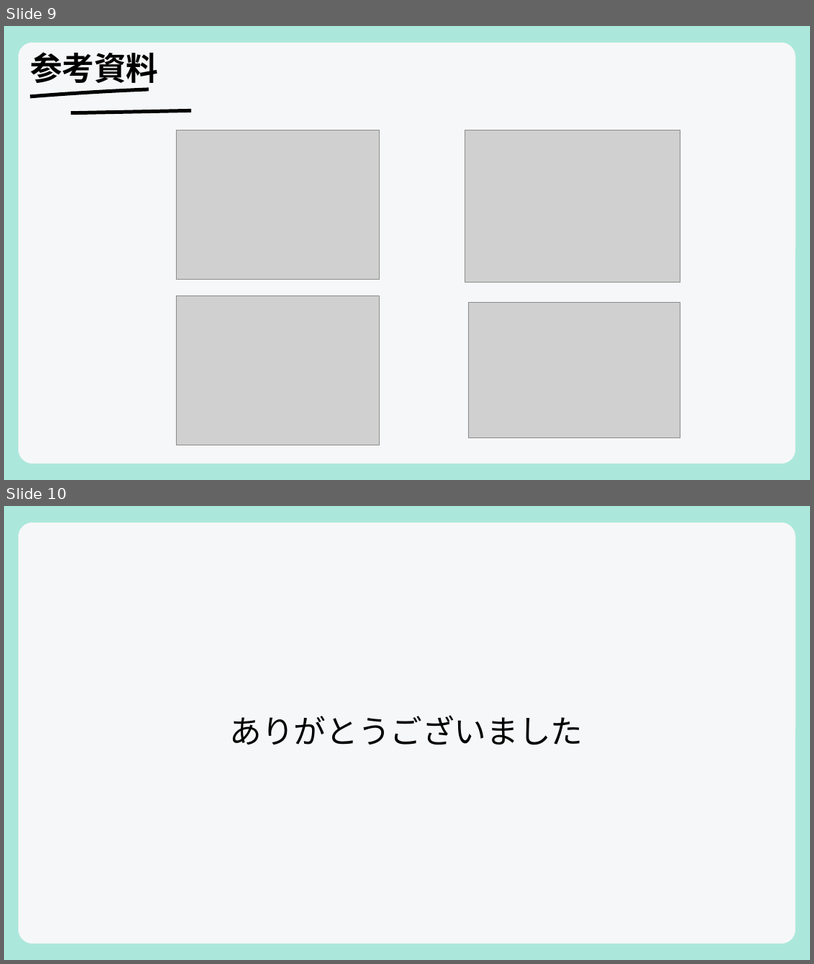
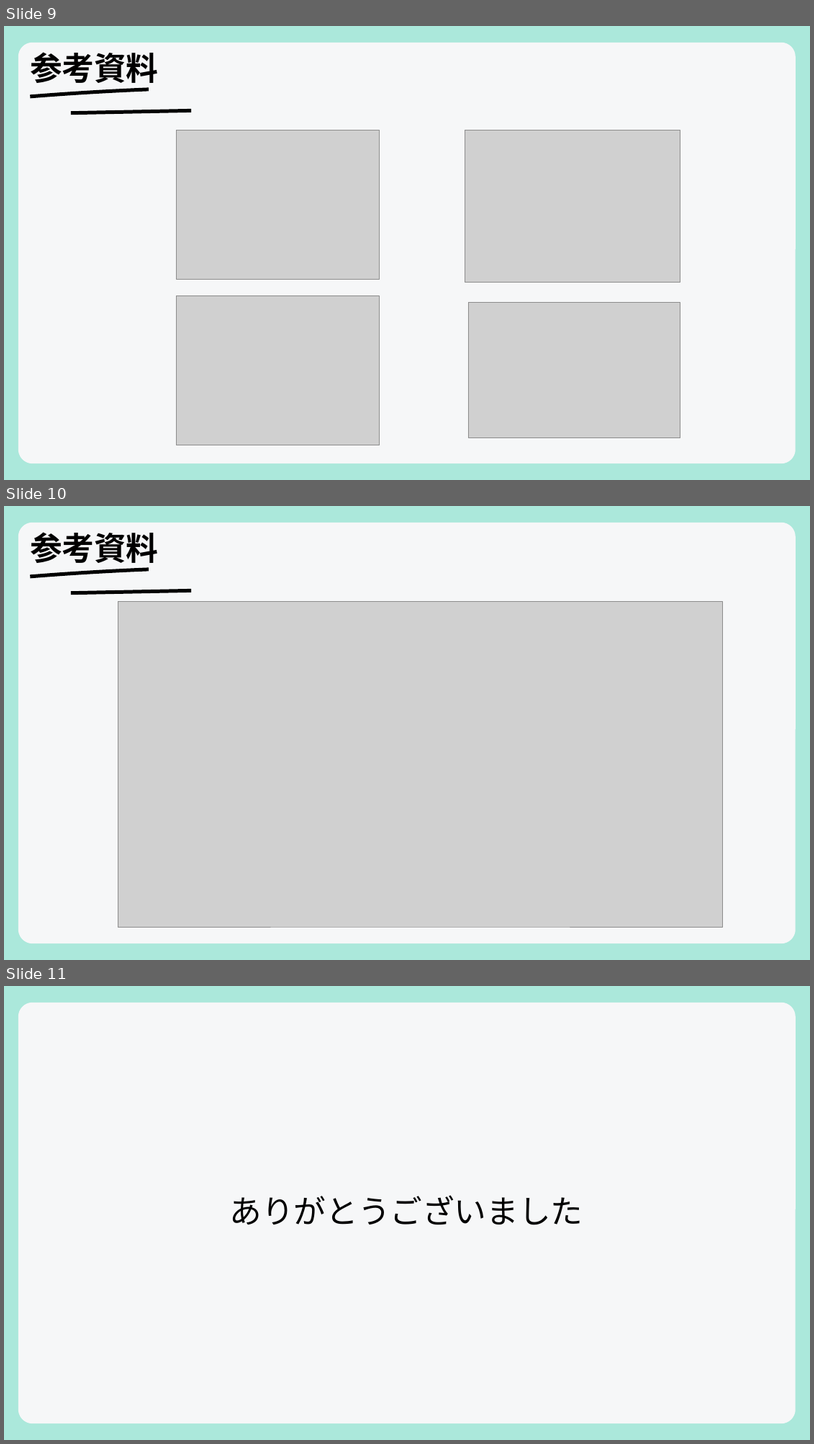
Before and after one commit to maaeda/chat-application, a slide deck: chat-application_仕様書.pptx. Shown one above the other, each under a label of ours: slides 9 and 10 before the commit, slides 9, 10 and 11 after it. The pictures are 814x964 and 814x1444 pixels, drawn with LibreOffice and Linux fonts; fonts in the diff are those of the drawing; grey boxes stand for pictures. Boxes give left, top, right and bottom in pixels: in the first picture for what was removed or moved away, otherwise in the second. Text is boxed around its words. In the diff, an @@ line names an element or a change of style, - is before the commit and + after.

```diff
--- a/chat-application_仕様書.pptx
+++ b/chat-application_仕様書.pptx
@@ slide 10 added at [4, 506, 810, 960], background #FFFFFF; not listed: 2 template elements that a slide beside it also shows @@
@@ title added at [30, 532, 158, 569], 57.5 pt, text #000000, bold @@
+参考資料
@@ freeform shape added at [30, 569, 149, 577], outline #000000 6.39 pt @@
@@ freeform shape added at [71, 591, 191, 593], outline #000000 6.39 pt @@
@@ picture added at [118, 601, 723, 926] @@
@@ what was slide 10 is now slide 11 @@
```
Also in this commit, not shown: 1 slide changed, 2 other files.
